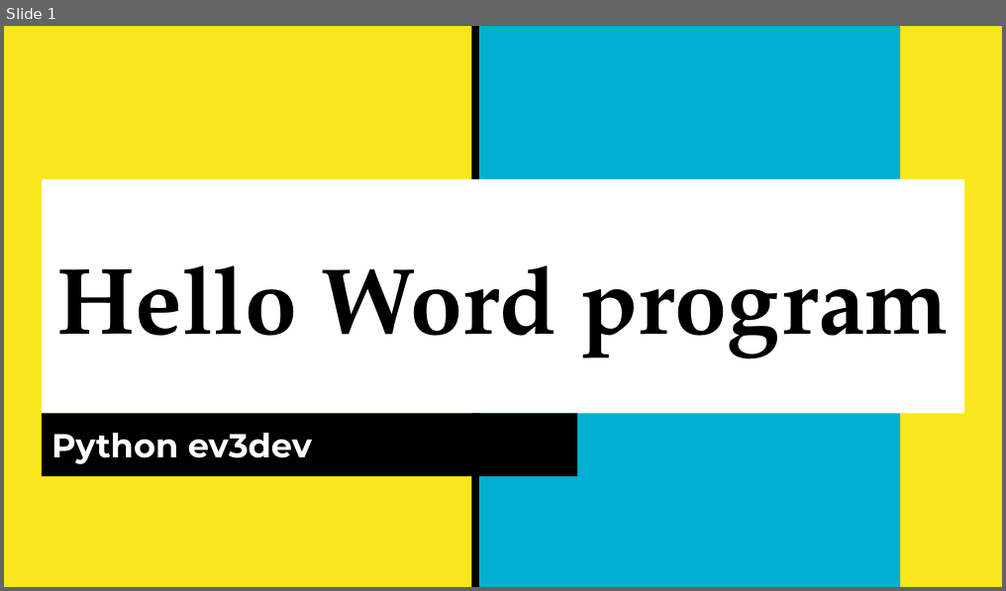
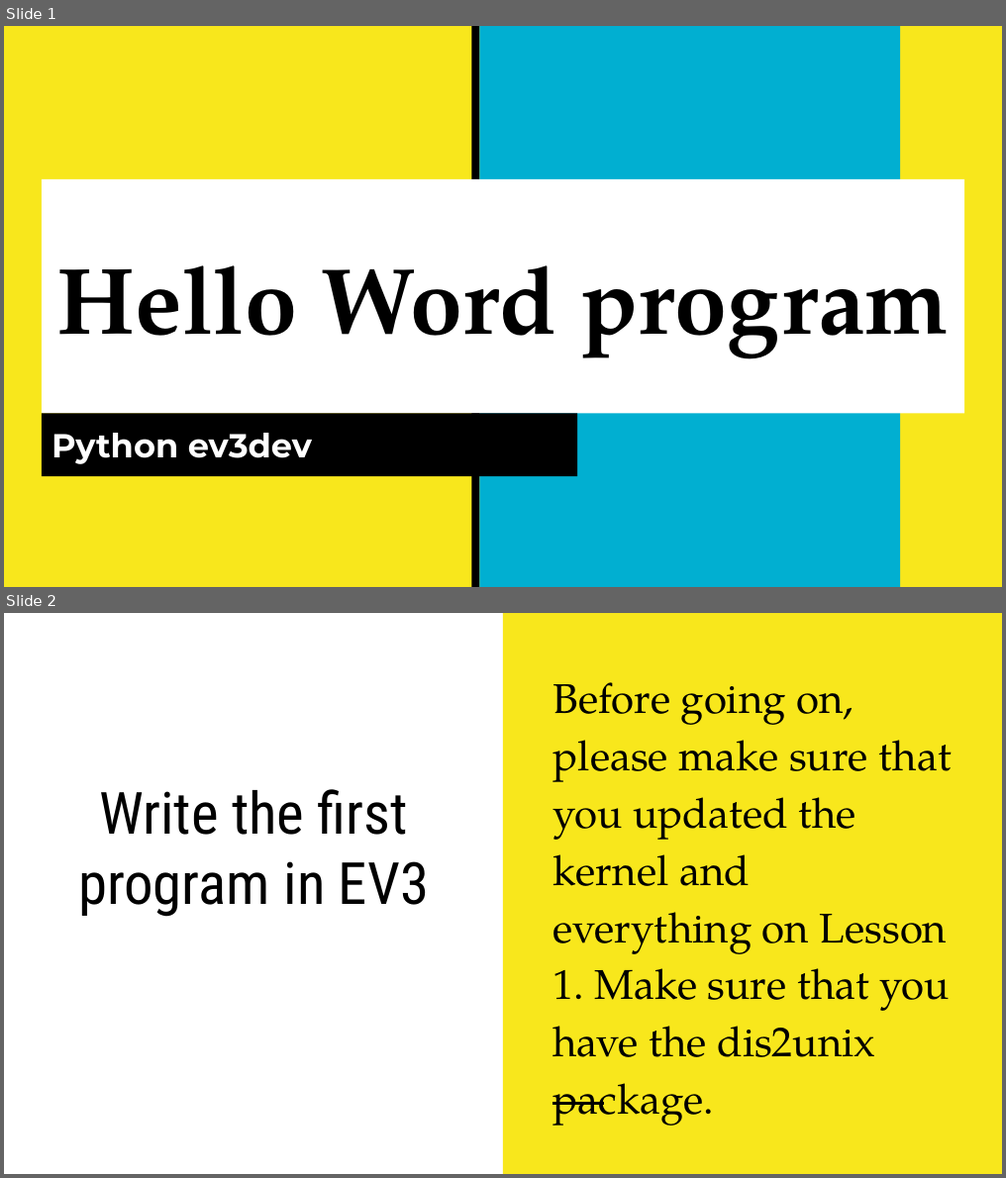
Before and after one commit to stmu-camp/ev3dev, a slide deck: PythonCodeAndDocs/Lessons/Lesson 2_ Hello World!.pptx. Shown one above the other, each under a label of ours: slide 1 before the commit, slides 1 and 2 after it. The pictures are 1006x591 and 1006x1178 pixels, drawn with LibreOffice and Linux fonts; fonts in the diff are those of the drawing. Boxes give left, top, right and bottom in pixels: in the first picture for what was removed or moved away, otherwise in the second. Text is boxed around its words. In the diff, an @@ line names an element or a change of style, - is before the commit and + after.

```diff
--- a/PythonCodeAndDocs/Lessons/Lesson 2_ Hello World!.pptx
+++ b/PythonCodeAndDocs/Lessons/Lesson 2_ Hello World!.pptx
@@ slide 2 added at (4,613,1002,1174), background #FFFFFF @@
@@ rectangle added at (503,613,1002,1173), fill #F8E71C @@
@@ text added at (553,682,950,1058), 30 pt, text #000000 @@
+Before going on, please make sure that you updated the kernel and everything on Lesson 1. Make sure that you have the dis2unix package.
@@ title added at (78,789,429,917), 42 pt, text #000000 @@
+Write the first program in EV3
@@ line added from (552, 1104) to (604, 1104), #000000 1.5 pt @@
```
Also in this commit, not shown: 11 other slides added, 1 slide removed, 4 other files.
